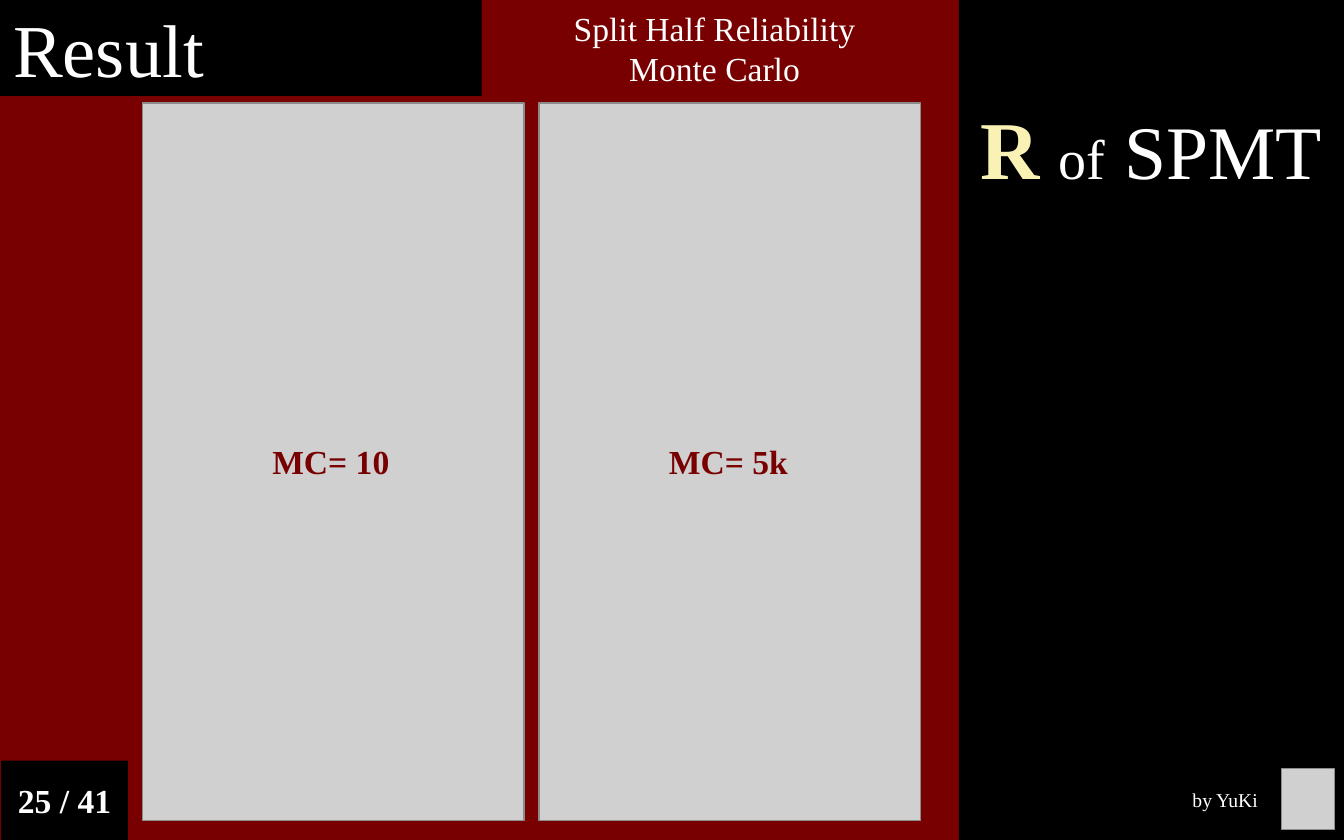
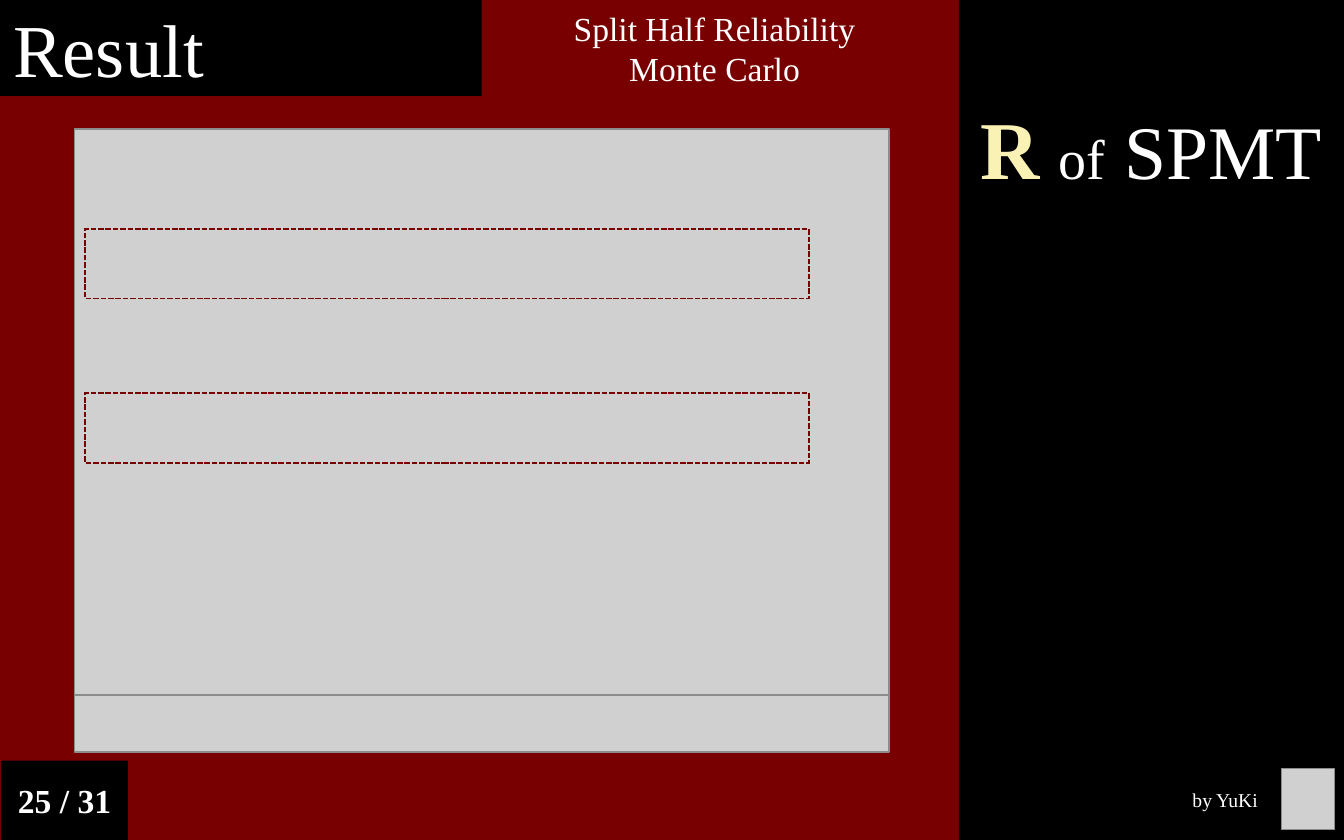
Before and after one commit to Chuan-Peng-Lab/ReliabilitySPE, a slide deck: slide 27 of 6_Reports/6_2_Phase_2/End_Semester_Report.pptx. Drawn at 1344x840 pixels with LibreOffice and Linux fonts; fonts in the diff are those of the drawing; grey boxes stand for pictures. Boxes give left, top, right and bottom in pixels: in the first picture for what was removed or moved away, otherwise in the second. Text is boxed around its words. In the diff, an @@ line names an element or a change of style, - is before the commit and + after.

```diff
--- a/6_Reports/6_2_Phase_2/End_Semester_Report.pptx
+++ b/6_Reports/6_2_Phase_2/End_Semester_Report.pptx
@@ picture removed at [142, 103, 524, 821] @@
@@ picture removed at [539, 103, 921, 821] @@
@@ picture added at [74, 129, 888, 695] @@
@@ rectangle added at [85, 228, 809, 298], outline #780000 1 pt dashed @@
@@ rectangle added at [85, 394, 809, 464], outline #780000 1 pt dashed @@
@@ text removed at [272, 451, 390, 475] @@
-MC= 10
@@ text removed at [669, 450, 787, 475] @@
-MC= 5k
@@ picture added at [74, 695, 888, 751] @@
@@ text in rectangle at [18, 790, 112, 814]: text changed @@
-25 / 41
+25 / 31
```
Also in this commit, not shown: 33 other slides changed, 8 slides removed, 2 other files.
